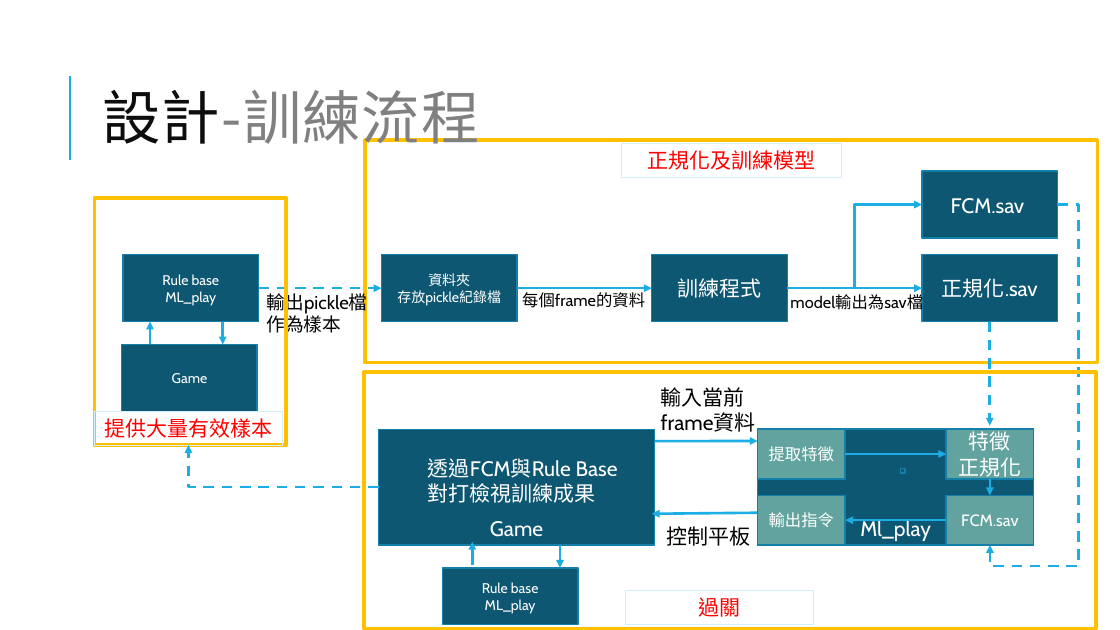
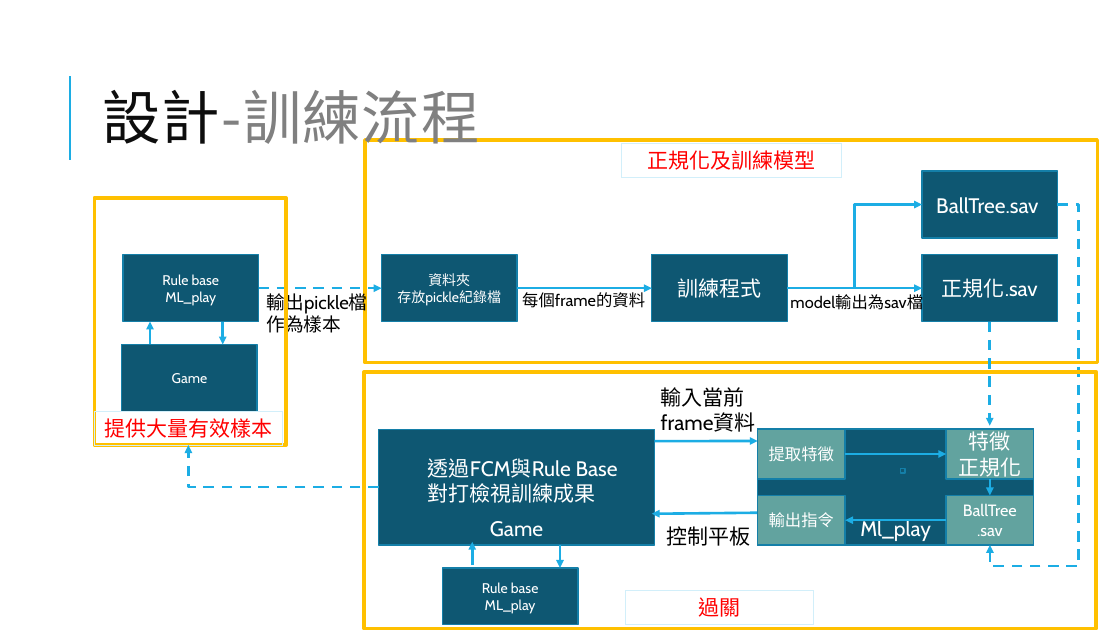
Before and after one commit to HsuTengHsiung/Arkanoid, a slide deck: slide 21 of 機器學習-期末比賽-KNN(BallTree+Numba加速)/機器學習-桌球.pptx. Drawn at 1120x630 pixels with LibreOffice and Linux fonts; fonts in the diff are those of the drawing. Boxes give left, top, right and bottom in pixels: in the first picture for what was removed or moved away, otherwise in the second. Text is boxed around its words. In the diff, an @@ line names an element or a change of style, - is before the commit and + after.

```diff
--- a/機器學習-期末比賽-KNN(BallTree+Numba加速)/機器學習-桌球.pptx
+++ b/機器學習-期末比賽-KNN(BallTree+Numba加速)/機器學習-桌球.pptx
@@ text in rectangle at [936,197,1038,213]: text changed @@
-FCM.sav
+BallTree.sav
@@ text in rectangle at [963,504,1017,536]: text changed @@
-FCM.sav
+BallTree
+.sav
```
Also in this commit, not shown: 1 other slide changed.
